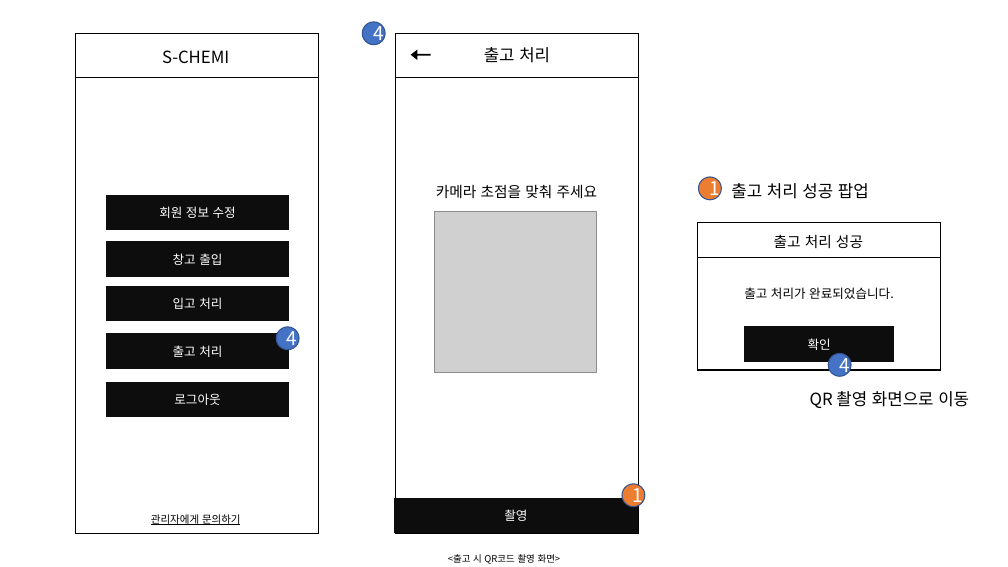
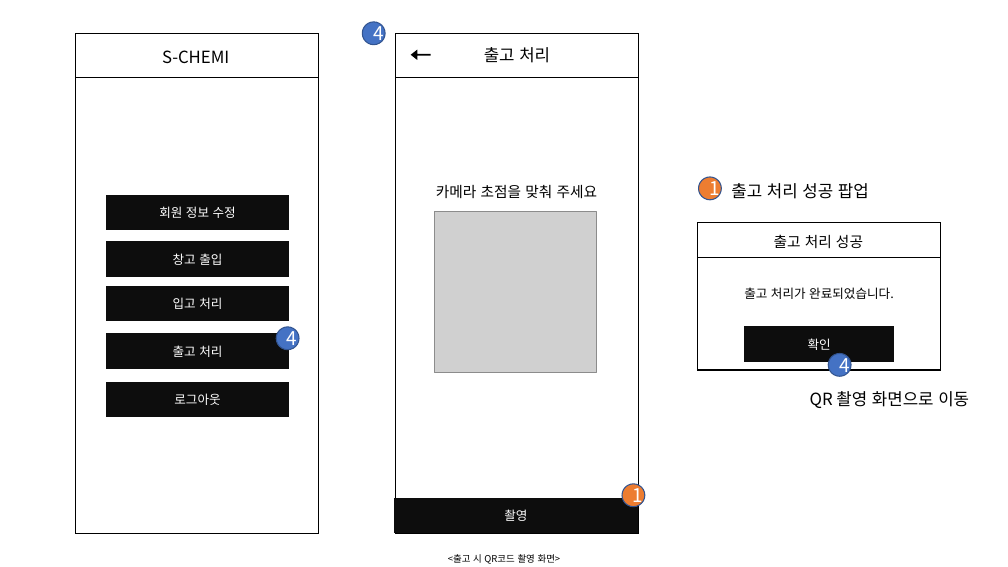
Before and after one commit to CDP2-4/Documents, a slide deck: slide 9 of screen_detail_design_app.pptx (slide 7 before the commit). Drawn at 1008x567 pixels with LibreOffice and Linux fonts; fonts in the diff are those of the drawing; grey boxes stand for pictures. Boxes give left, top, right and bottom in pixels: in the first picture for what was removed or moved away, otherwise in the second. Text is boxed around its words. In the diff, an @@ line names an element or a change of style, - is before the commit and + after.

```diff
--- a/screen_detail_design_app.pptx
+++ b/screen_detail_design_app.pptx
@@ text removed at (151,514,241,525) @@
-관리자에게 문의하기
```
Also in this commit, not shown: 6 other slides changed, 2 slides added, 1 slide removed.
